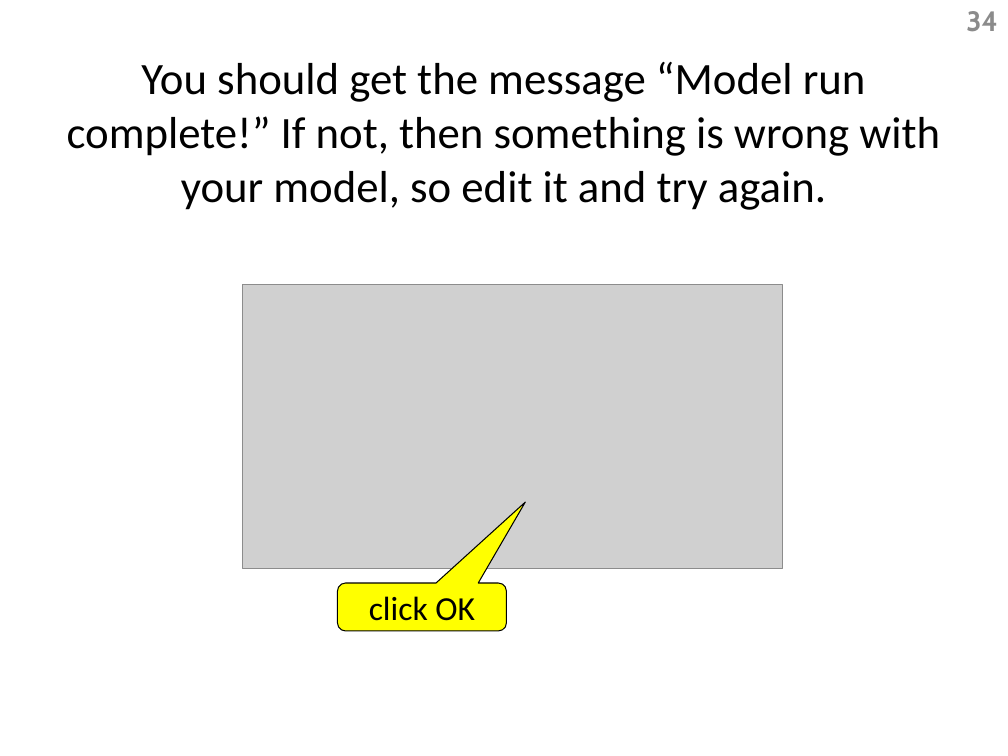
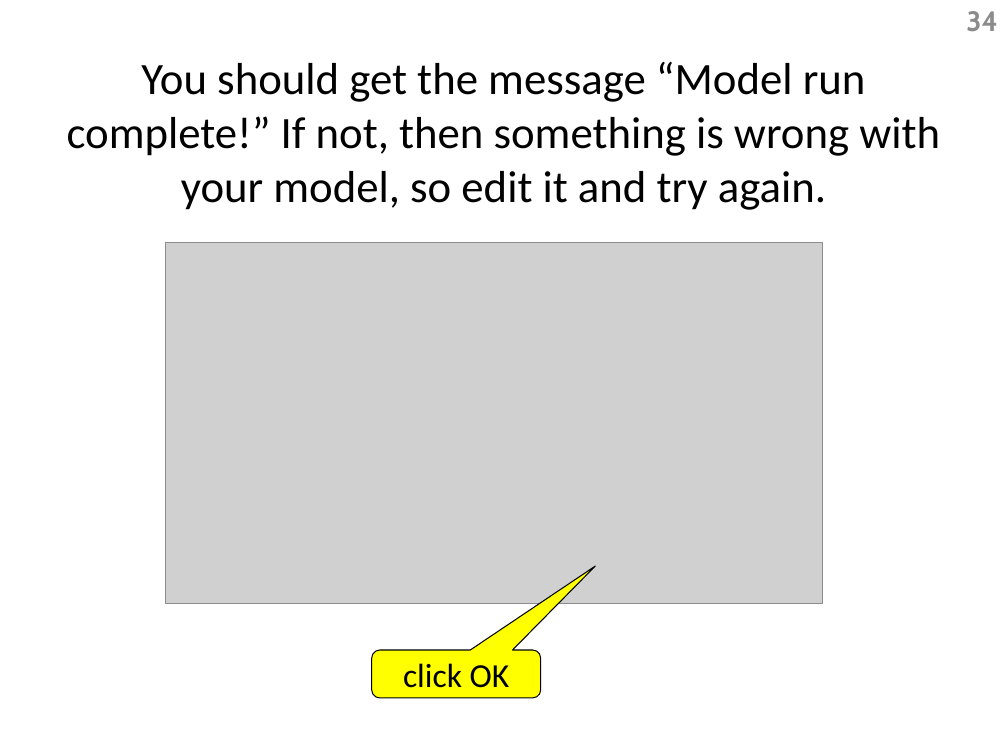
Before and after one commit to Dragoon-Lab/LaitsV3, a slide deck: slide 34 of help/InstructionTabSlides_v25.pptx. Drawn at 1008x756 pixels with LibreOffice and Linux fonts; fonts in the diff are those of the drawing; grey boxes stand for pictures. Boxes give left, top, right and bottom in pixels: in the first picture for what was removed or moved away, otherwise in the second. Text is boxed around its words. In the diff, an @@ line names an element or a change of style, - is before the commit and + after.

```diff
--- a/help/InstructionTabSlides_v25.pptx
+++ b/help/InstructionTabSlides_v25.pptx
@@ picture: place and size @@
-picture at (243, 285, 782, 569)
+picture at (165, 242, 823, 603)
@@ rounded speech box "click OK": place and size @@
-rounded speech box "click OK" at (338, 583, 507, 631)
+rounded speech box "click OK" at (372, 650, 541, 699)
@@ rounded speech box "click OK" at (372, 650, 541, 699): proportions changed @@
```
Also in this commit, not shown: 17 other slides changed, 32 other files.
